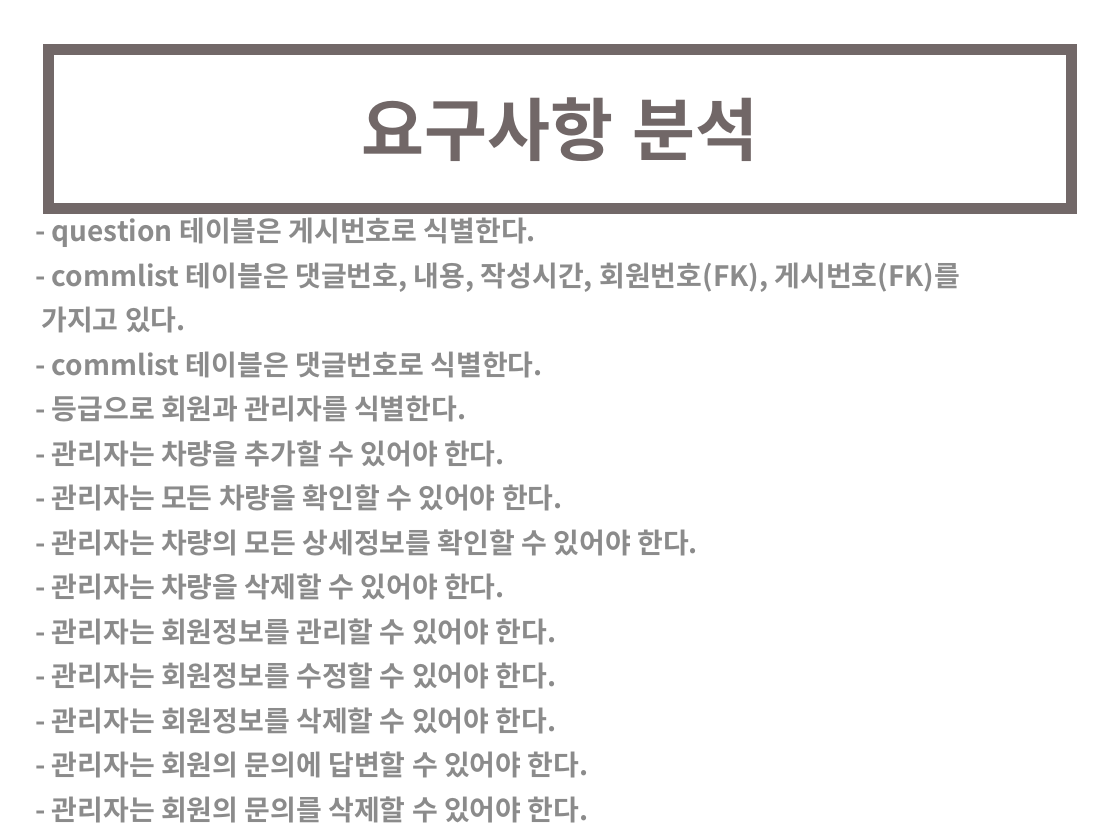
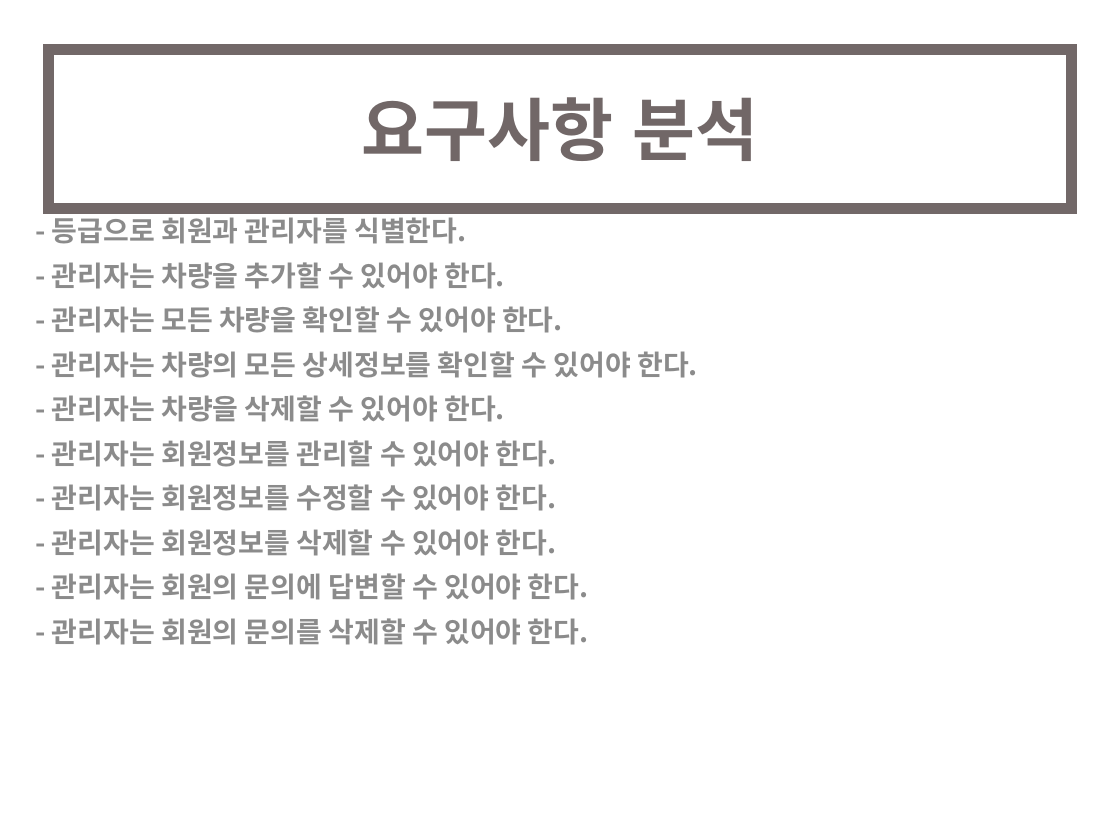
Before and after one commit to ajsirh12/picar, a slide deck: slide 4 of picar/data/PICAR.pptx (slide 3 before the commit). Drawn at 1120x840 pixels with LibreOffice and Linux fonts; fonts in the diff are those of the drawing. Boxes give left, top, right and bottom in pixels: in the first picture for what was removed or moved away, otherwise in the second. Text is boxed around its words. In the diff, an @@ line names an element or a change of style, - is before the commit and + after.

```diff
--- a/picar/data/PICAR.pptx
+++ b/picar/data/PICAR.pptx
@@ text at (x1=41, y1=213, x2=961, y2=378): paragraphs removed @@
-- question 테이블은 게시번호로 식별한다.
-- commlist 테이블은 댓글번호, 내용, 작성시간, 회원번호(FK), 게시번호(FK)를
-가지고 있다.
-- commlist 테이블은 댓글번호로 식별한다.
```
Also in this commit, not shown: 1 other slide changed, 1 slide added.
